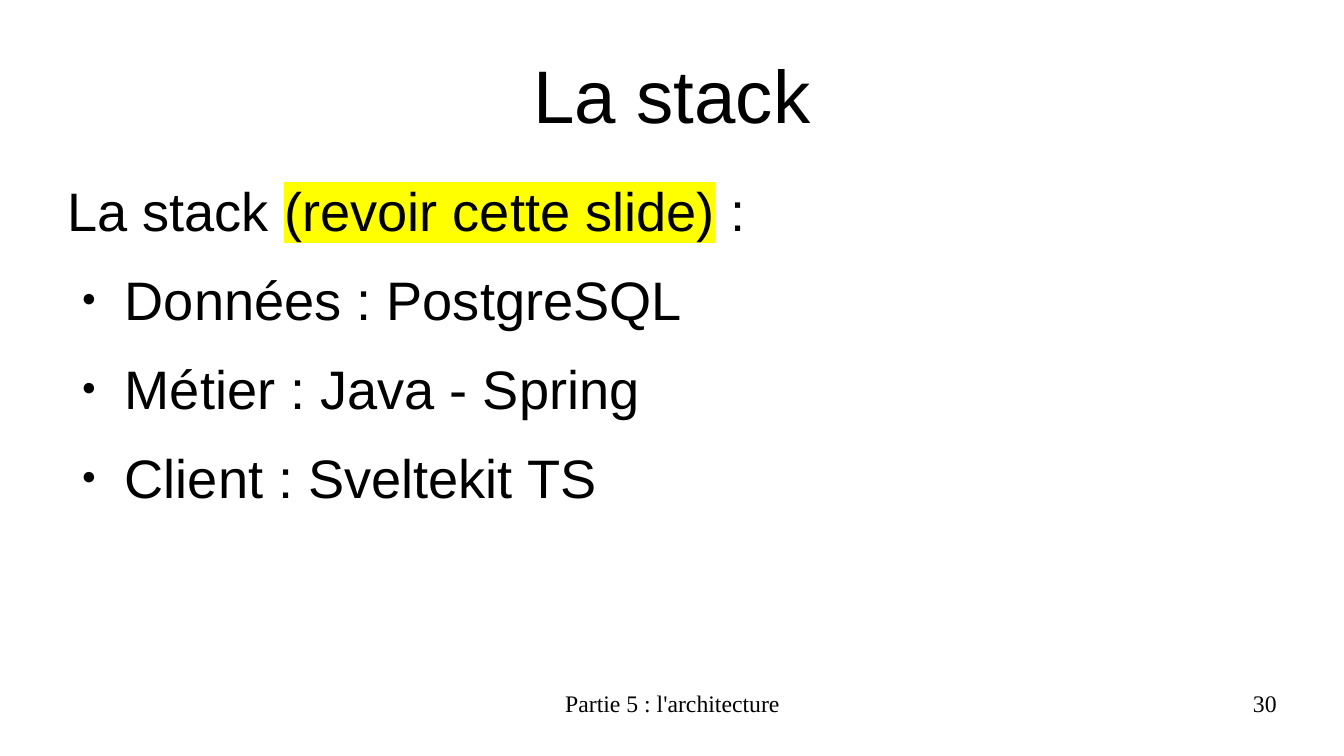
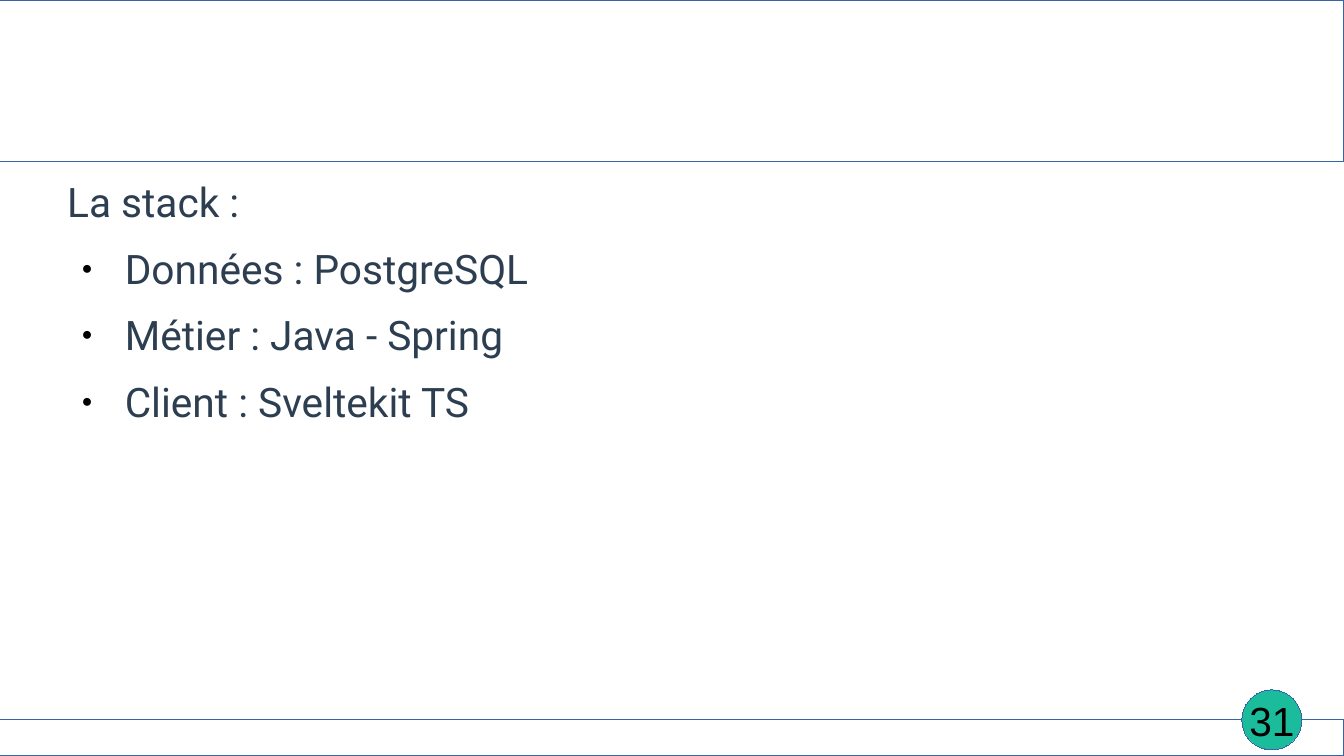
Before and after one commit to EmmaBroudic/Projet-Nooky, a slide deck: slide 31 of doc/Nooky4.odp (slide 30 before the commit). Drawn at 1344x756 pixels with LibreOffice and Linux fonts; fonts in the diff are those of the drawing. Boxes give left, top, right and bottom in pixels: in the first picture for what was removed or moved away, otherwise in the second. Text is boxed around its words. In the diff, an @@ line names an element or a change of style, - is before the commit and + after.

```diff
--- a/doc/Nooky4.odp
+++ b/doc/Nooky4.odp
@@ rectangle added at <box>0,0,1344,162</box>, outline #3465A4 0 pt @@
@@ title removed at <box>533,69,811,124</box> @@
-La stack
@@ text at <box>67,186,219,218</box>: text changed; size 32 to 24 pt; font Arial to Roboto; text colour #000000 to #2C3E50 @@
-La stack (revoir cette slide) :
+La stack :
@@ text at <box>125,253,529,418</box>: size 32 to 24 pt, font Arial to Roboto, text colour #000000 to #2C3E50 in "Données : PostgreSQL", "Métier : Java - Spring", "Client : Sveltekit TS"; less space between paragraphs @@
@@ ellipse added at <box>1243,690,1303,750</box>, fill #1ABC9C, outline #3465A4 0 pt @@
@@ page number added at <box>1249,707,1294,743</box>, 24 pt, text #000000 @@
+31
@@ page number removed at <box>1253,696,1277,713</box> @@
-30
@@ rectangle added at <box>0,721,1344,756</box>, outline #3465A4 0 pt @@
@@ text "Partie 5 : l'architecture": place and size @@
-text "Partie 5 : l'architecture" at <box>565,695,780,713</box>
+text "Partie 5 : l'architecture" at <box>508,755,836,756</box>
@@ text "Partie 5 : l'architecture" at <box>508,755,836,756</box>: size 14 to 18 pt, font Times New Roman to Karla, text colour #000000 to #FFFFFF, bold on @@
```
Also in this commit, not shown: 68 other slides changed, 9 slides added, 2 slides removed, 16 other files.
